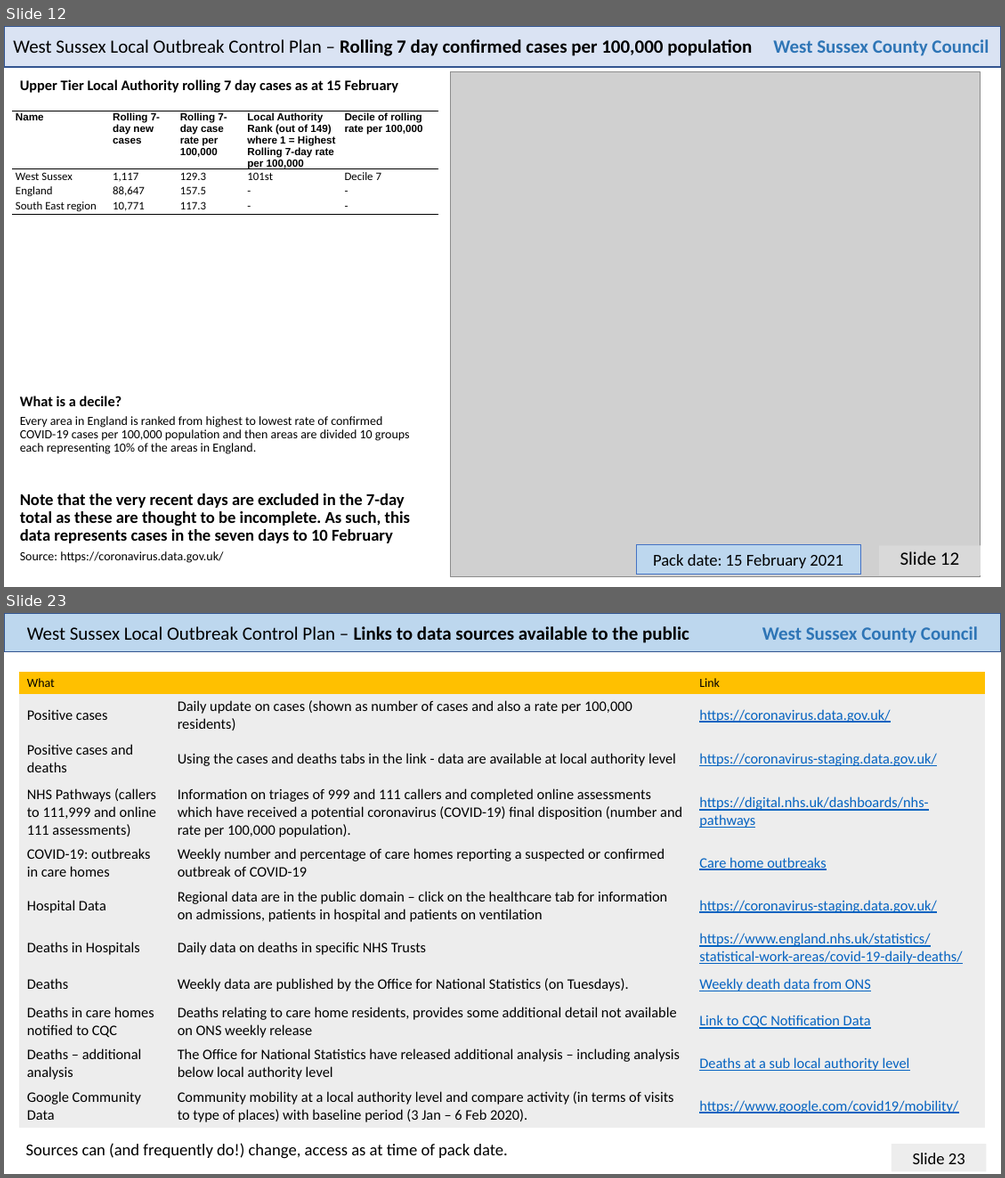
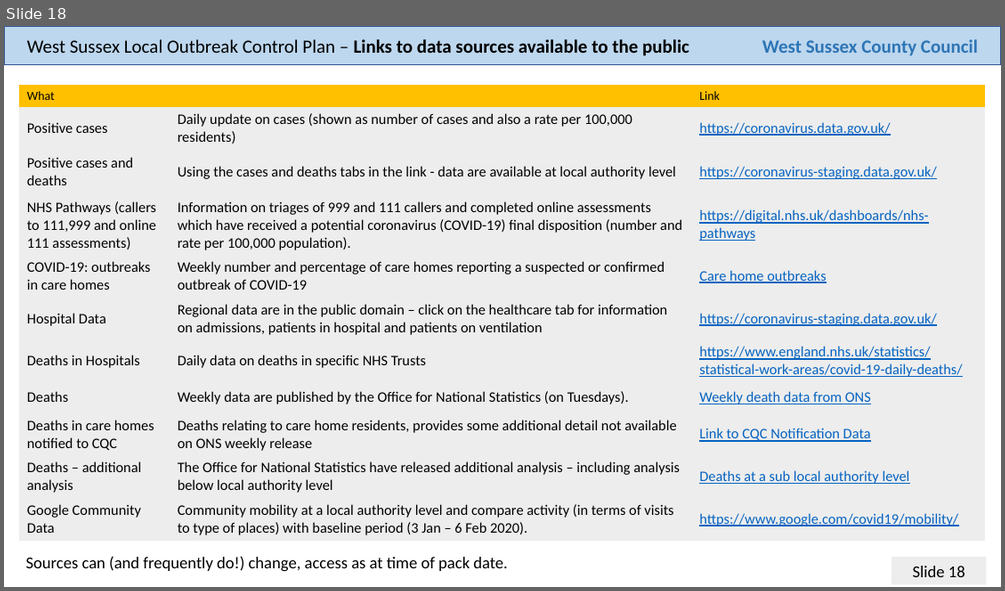
Before and after one commit to psychty/wsx_covid_datapack_public, a slide deck: Latest_West_Sussex_C19_slide_deck.pptx. Shown one above the other, each under a label of ours: slides 12 and 23 before the commit, slide 18 after it; the slides between them are not shown. The pictures are 1005x1178 and 1005x591 pixels, drawn with LibreOffice and Linux fonts; fonts in the diff are those of the drawing; grey boxes stand for pictures. Boxes give left, top, right and bottom in pixels: in the first picture for what was removed or moved away, otherwise in the second. Text is boxed around its words. In the diff, an @@ line names an element or a change of style, - is before the commit and + after.

```diff
--- a/Latest_West_Sussex_C19_slide_deck.pptx
+++ b/Latest_West_Sussex_C19_slide_deck.pptx
@@ slide 12 removed at box(4, 26, 1001, 587), background #FFFFFF @@
@@ rectangle removed at box(4, 26, 1001, 67) @@
@@ text removed at box(13, 39, 752, 56) @@
-West Sussex Local Outbreak Control Plan – Rolling 7 day confirmed cases per 100,000 population
@@ text removed at box(773, 39, 988, 56) @@
-West Sussex County Council
@@ picture removed at box(451, 71, 980, 576) @@
@@ text removed at box(20, 79, 399, 93) @@
-Upper Tier Local Authority rolling 7 day cases as at 15 February
@@ table removed at box(12, 111, 438, 319), 4 rows, 5 columns @@
-Name | Rolling 7-day new cases | Rolling 7-day case rate per 100,000 | Local Authority Rank (out of 149) where 1 = Highest Rolling 7-day rate per 100,000 | Decile of rolling rate per 100,000
-West Sussex | 1,117 | 129.3 | 101st | Decile 7
-England | 88,647 | 157.5 | - | -
-South East region | 10,771 | 117.3 | - | -
@@ text removed at box(20, 395, 122, 406) @@
-What is a decile?
@@ text removed at box(20, 416, 410, 454) @@
-Every area in England is ranked from highest to lowest rate of confirmed COVID-19 cases per 100,000 population and then areas are divided 10 groups each representing 10% of the areas in England.
@@ text removed at box(20, 493, 410, 543) @@
-Note that the very recent days are excluded in the 7-day total as these are thought to be incomplete. As such, this data represents cases in the seven days to 10 February
@@ text removed at box(20, 551, 223, 563) @@
-Source: https://coronavirus.data.gov.uk/
@@ rectangle removed at box(637, 544, 861, 574) @@
-Pack date: 15 February 2021
@@ text removed at box(879, 545, 979, 575) @@
-Slide 12
@@ what was slide 23 is now slide 18 @@
@@ page number at box(913, 565, 965, 577): text changed @@
-Slide 23
+Slide 18
```
Also in this commit, not shown: 17 slides changed, 4 other slides removed, 11 other files.
